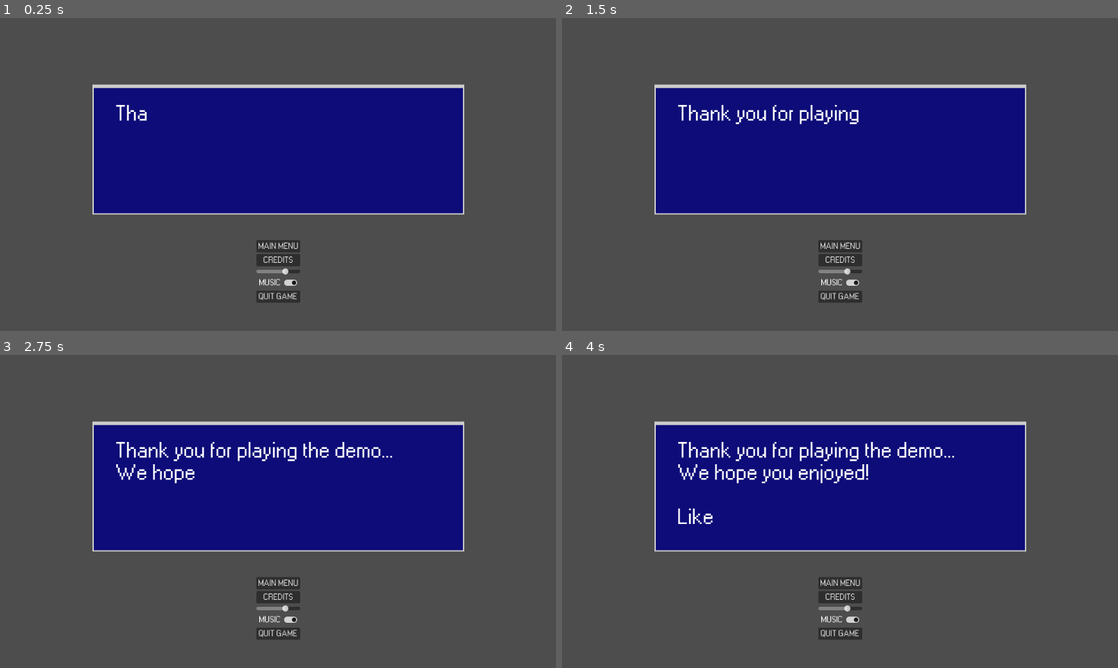
Above: before the commit, frames 1-4 (two rows, left to right).
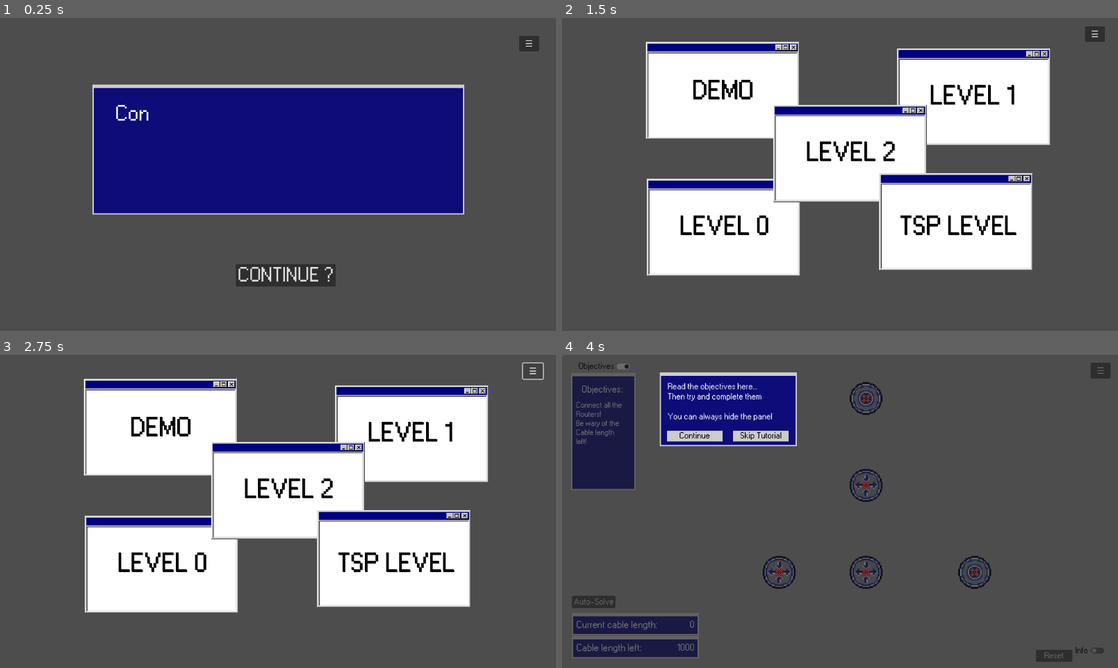
Above: after the commit, the same moments.

Repository: BcubeStudios/Netspace-Game
Game: Godot game, scene res://scenes/ending.tscn
Two runs of this game, one before a commit and one after it. Both use one fixed random seed, a clock stepped at 60 frames per second and the inputs below. This scene is started directly instead of the project's main scene.
Inputs (mouse positions are in pixels of both pictures, inside the frame that each line leads up to):
- Up to frame 1 (0.25 s): no input
- Up to frame 2 (1.5 s): click (1090, 43) at 0.5 s, where only the run after the commit has a clickable "☰"; click (845, 274) at 1.25 s, where only the run after the commit has a clickable "CONTINUE ?"
- Up to frame 3 (2.75 s): click (533, 370) at 2 s, where only the run after the commit has a clickable "☰"
- Up to frame 4 (4 s): click (723, 426) at 2.75 s, where only the run after the commit has a clickable "DEMO"; click (1101, 370) at 3.5 s, where only the run after the commit has a clickable "☰"

The runs differ from the first frame. In frame 1, 2.2% of the frame differs, in the area x 20-97%, y 5-91%; in frame 2, 46%, in the area x 15-98%, y 2-91%; in frame 3, 45%; in frame 4, 40%.
Error after the commit: Attempt to call function 'show' in base 'null instance' on a null instance. (res://scripts/ending.gd:28)

Commit message:
add level and updated ending

Diff:
--- a/GodotWorkspace/scenes/ending.tscn
+++ b/GodotWorkspace/scenes/ending.tscn
@@ -7,11 +7,20 @@
 [node name="Ending" type="Node2D"]
 script = ExtResource("1_wodt8")
 
+[node name="SettingButton" type="Button" parent="."]
+offset_left = 1195.0
+offset_top = 41.0
+offset_right = 1241.0
+offset_bottom = 77.0
+theme = ExtResource("3_ekkbn")
+text = "☰"
+
 [node name="SettingsMenu" parent="." instance=ExtResource("2_q8ayu")]
-offset_left = 620.0
-offset_top = 566.0
-offset_right = 660.0
-offset_bottom = 599.0
+visible = false
+offset_left = 1177.0
+offset_top = 159.0
+offset_right = 1217.0
+offset_bottom = 192.0
 
 [node name="Panel" type="Panel" parent="."]
 offset_left = 213.0
@@ -27,10 +36,22 @@
 offset_right = 794.0
 offset_bottom = 249.0
 theme_override_font_sizes/font_size = 50
-text = "Thank you for playing the demo...
+text = "Congrats on solving the level!
 We hope you enjoyed!
 
-Like and Subscribe"
+Like and Subscribe for more!!!!            !"
 autowrap_mode = 2
 visible_characters = 0
 visible_ratio = 0.0
+
+[node name="continueButton" type="Button" parent="."]
+offset_left = 543.0
+offset_top = 566.0
+offset_right = 773.0
+offset_bottom = 618.0
+theme = ExtResource("3_ekkbn")
+theme_override_font_sizes/font_size = 46
+text = "CONTINUE ?"
+
+[connection signal="pressed" from="SettingButton" to="." method="_on_setting_button_pressed"]
+[connection signal="pressed" from="continueButton" to="." method="_on_continue_button_pressed"]
--- /dev/null
+++ b/GodotWorkspace/scenes/level_select.tscn
@@ -0,0 +1,144 @@
+[gd_scene load_steps=5 format=3 uid="uid://crsso304y6jxn"]
+
+[ext_resource type="Script" path="res://scripts/level_select.gd" id="1_jg4nj"]
+[ext_resource type="PackedScene" uid="uid://c6fth4mtmu8c0" path="res://scenes/settings_menu.tscn" id="2_t2cu7"]
+[ext_resource type="Theme" uid="uid://dupann3qkyje3" path="res://themes/pixel_98.tres" id="3_3r531"]
+[ext_resource type="Texture2D" uid="uid://8uprky4jngxw" path="res://sprites/router/windows.png" id="4_kt32x"]
+
+[node name="level_select" type="Node2D"]
+script = ExtResource("1_jg4nj")
+
+[node name="SettingsMenu" parent="." instance=ExtResource("2_t2cu7")]
+visible = false
+offset_left = 1183.0
+offset_top = 122.0
+offset_right = 1223.0
+offset_bottom = 155.0
+
+[node name="SettingButton" type="Button" parent="."]
+offset_left = 1204.0
+offset_top = 19.0
+offset_right = 1250.0
+offset_bottom = 55.0
+theme = ExtResource("3_3r531")
+text = "☰"
+
+[node name="demoButton" type="TextureButton" parent="."]
+offset_left = 193.0
+offset_top = 55.0
+offset_right = 547.0
+offset_bottom = 279.0
+texture_normal = ExtResource("4_kt32x")
+texture_pressed = ExtResource("4_kt32x")
+texture_hover = ExtResource("4_kt32x")
+texture_disabled = ExtResource("4_kt32x")
+
+[node name="demoLabel" type="Label" parent="demoButton"]
+layout_mode = 0
+offset_left = 106.0
+offset_top = 84.0
+offset_right = 247.0
+offset_bottom = 142.0
+theme = ExtResource("3_3r531")
+theme_override_colors/font_color = Color(0, 0, 0, 1)
+theme_override_colors/font_shadow_color = Color(0, 0, 0, 1)
+theme_override_colors/font_outline_color = Color(0, 0, 0, 1)
+theme_override_font_sizes/font_size = 61
+text = "DEMO"
+
+[node name="level0Button" type="TextureButton" parent="."]
+offset_left = 195.0
+offset_top = 370.0
+offset_right = 549.0
+offset_bottom = 594.0
+texture_normal = ExtResource("4_kt32x")
+texture_pressed = ExtResource("4_kt32x")
+texture_hover = ExtResource("4_kt32x")
+texture_disabled = ExtResource("4_kt32x")
+
+[node name="level0Label" type="Label" parent="level0Button"]
+layout_mode = 0
+offset_left = 75.0
+offset_top = 81.0
+offset_right = 283.0
+offset_bottom = 139.0
+theme = ExtResource("3_3r531")
+theme_override_colors/font_color = Color(0, 0, 0, 1)
+theme_override_colors/font_shadow_color = Color(0, 0, 0, 1)
+theme_override_colors/font_outline_color = Color(0, 0, 0, 1)
+theme_override_font_sizes/font_size = 61
+text = "LEVEL 0"
+
+[node name="level1Button" type="TextureButton" parent="."]
+offset_left = 771.0
+offset_top = 70.0
+offset_right = 1125.0
+offset_bottom = 294.0
+texture_normal = ExtResource("4_kt32x")
+texture_pressed = ExtResource("4_kt32x")
+texture_hover = ExtResource("4_kt32x")
+texture_disabled = ExtResource("4_kt32x")
+
+[node name="level1Label" type="Label" parent="level1Button"]
+layout_mode = 0
+offset_left = 75.0
+offset_top = 81.0
+offset_right = 283.0
+offset_bottom = 139.0
+theme = ExtResource("3_3r531")
+theme_override_colors/font_color = Color(0, 0, 0, 1)
+theme_override_colors/font_shadow_color = Color(0, 0, 0, 1)
+theme_override_colors/font_outline_color = Color(0, 0, 0, 1)
+theme_override_font_sizes/font_size = 61
+text = "LEVEL 1"
+
+[node name="level2Button" type="TextureButton" parent="."]
+offset_left = 486.0
+offset_top = 200.0
+offset_right = 840.0
+offset_bottom = 424.0
+texture_normal = ExtResource("4_kt32x")
+texture_pressed = ExtResource("4_kt32x")
+texture_hover = ExtResource("4_kt32x")
+texture_disabled = ExtResource("4_kt32x")
+
+[node name="level2Label" type="Label" parent="level2Button"]
+layout_mode = 0
+offset_left = 75.0
+offset_top = 81.0
+offset_right = 283.0
+offset_bottom = 139.0
+theme = ExtResource("3_3r531")
+theme_override_colors/font_color = Color(0, 0, 0, 1)
+theme_override_colors/font_shadow_color = Color(0, 0, 0, 1)
+theme_override_colors/font_outline_color = Color(0, 0, 0, 1)
+theme_override_font_sizes/font_size = 61
+text = "LEVEL 2"
+
+[node name="tspButton" type="TextureButton" parent="."]
+offset_left = 730.0
+offset_top = 357.0
+offset_right = 1084.0
+offset_bottom = 581.0
+texture_normal = ExtResource("4_kt32x")
+texture_pressed = ExtResource("4_kt32x")
+texture_hover = ExtResource("4_kt32x")
+texture_disabled = ExtResource("4_kt32x")
+
+[node name="tspLabel" type="Label" parent="tspButton"]
+layout_mode = 0
+offset_left = 46.0
+offset_top = 94.0
+offset_right = 320.0
+offset_bottom = 152.0
+theme = ExtResource("3_3r531")
+theme_override_colors/font_color = Color(0, 0, 0, 1)
+theme_override_colors/font_shadow_color = Color(0, 0, 0, 1)
+theme_override_colors/font_outline_color = Color(0, 0, 0, 1)
+theme_override_font_sizes/font_size = 61
+text = "TSP LEVEL"
+
+[connection signal="pressed" from="SettingButton" to="." method="_on_setting_button_pressed"]
+[connection signal="pressed" from="demoButton" to="." method="_on_demo_button_pressed"]
+[connection signal="pressed" from="level0Button" to="." method="_on_level_0_button_pressed"]
+[connection signal="pressed" from="tspButton" to="." method="_on_tsp_button_pressed"]
--- a/GodotWorkspace/scripts/ending.gd
+++ b/GodotWorkspace/scripts/ending.gd
@@ -1,18 +1,33 @@
 extends Node2D
-
 #the speed of the text shown
 var textSpeed:float = 0
+var setting_on = false
 
 # Called when the node enters the scene tree for the first time.
 func _ready():
 	pass # Replace with function body.
+
+func _process(_delta):
+	show_text()
+	if Input.is_action_just_pressed("Settings"):
+		settingsMenu()
 
 # slowly shows more text
 func show_text():
 	textSpeed += 0.25
 	$Panel/EndLabel.visible_characters = int(textSpeed)
 
-# Called every frame. 'delta' is the elapsed time since the previous frame.
-func _process(_delta):
-	show_text()
-	pass
+func _on_setting_button_pressed():
+	settingsMenu()
+
+func settingsMenu():
+	var setting_panel = $SettingPanel
+	if setting_on:
+		setting_panel.hide()
+	else :
+		setting_panel.show()
+	setting_on = !setting_on
+
+
+func _on_continue_button_pressed():
+	get_tree().change_scene_to_file("res://scenes/level_select.tscn")
--- a/GodotWorkspace/scripts/hud.gd
+++ b/GodotWorkspace/scripts/hud.gd
@@ -21,7 +21,6 @@
 	setting_on = !setting_on
 
 
-
 #activates the settings mode
 func _on_setting_button_pressed():
 	settingsMenu()
--- /dev/null
+++ b/GodotWorkspace/scripts/level_select.gd
@@ -0,0 +1,27 @@
+extends Node2D
+
+var setting_on = false
+
+func _process(_delta):
+	if Input.is_action_just_pressed("Settings"):
+		settingsMenu()
+
+func _on_setting_button_pressed():
+	settingsMenu()
+
+func settingsMenu():
+	var setting_panel = $SettingPanel
+	if setting_on:
+		setting_panel.hide()
+	else :
+		setting_panel.show()
+	setting_on = !setting_on
+
+func _on_demo_button_pressed():
+	get_tree().change_scene_to_file("res://scenes/demo_level.tscn")
+
+func _on_level_0_button_pressed():
+	get_tree().change_scene_to_file("res://scenes/level_0.tscn")
+
+func _on_tsp_button_pressed():
+	get_tree().change_scene_to_file("res://scenes/tsp_level.tscn")
--- a/GodotWorkspace/scripts/loading_screen.gd
+++ b/GodotWorkspace/scripts/loading_screen.gd
@@ -15,8 +15,7 @@
 
 #changes to the demo
 func changeScene():
-	#get_tree().change_scene_to_file("res://scenes/tsp_level.tscn")
-	get_tree().change_scene_to_file("res://scenes/demo_level.tscn")
+	get_tree().change_scene_to_file("res://scenes/level_select.tscn")
 
 # Called every frame. 'delta' is the elapsed time since the previous frame.
 # calls to play the animation and the loading bar
Binary file added: GodotWorkspace/sprites/router/windows.png
Not shown, added: GodotWorkspace/sprites/router/windows.png.import
